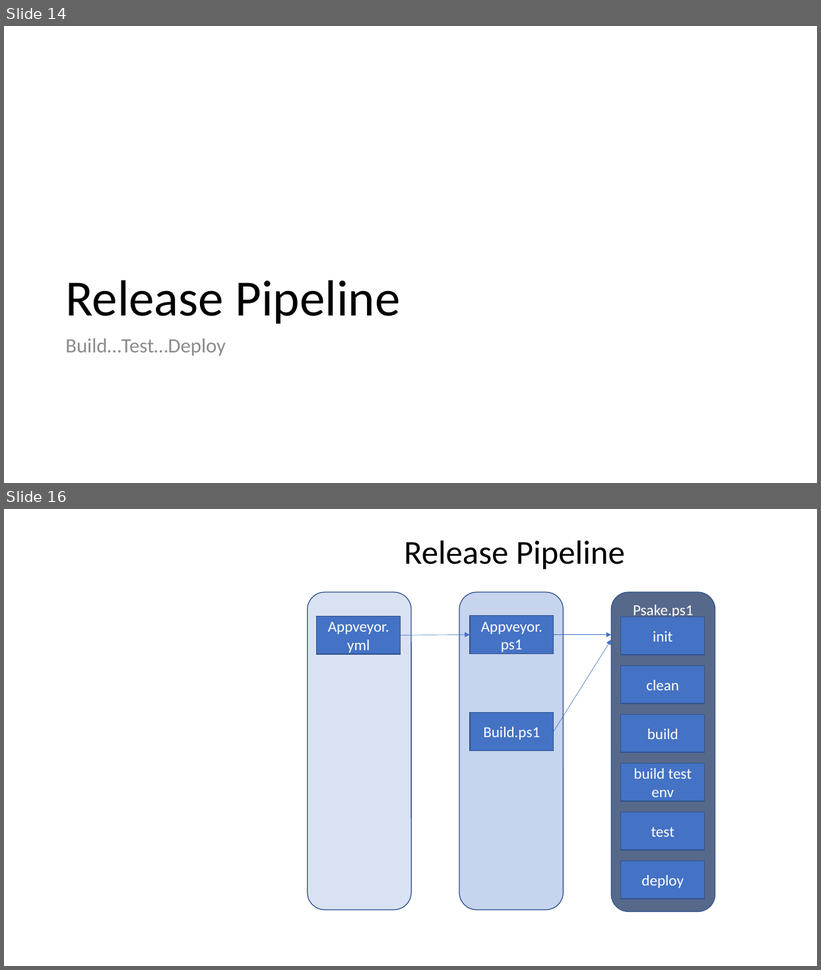
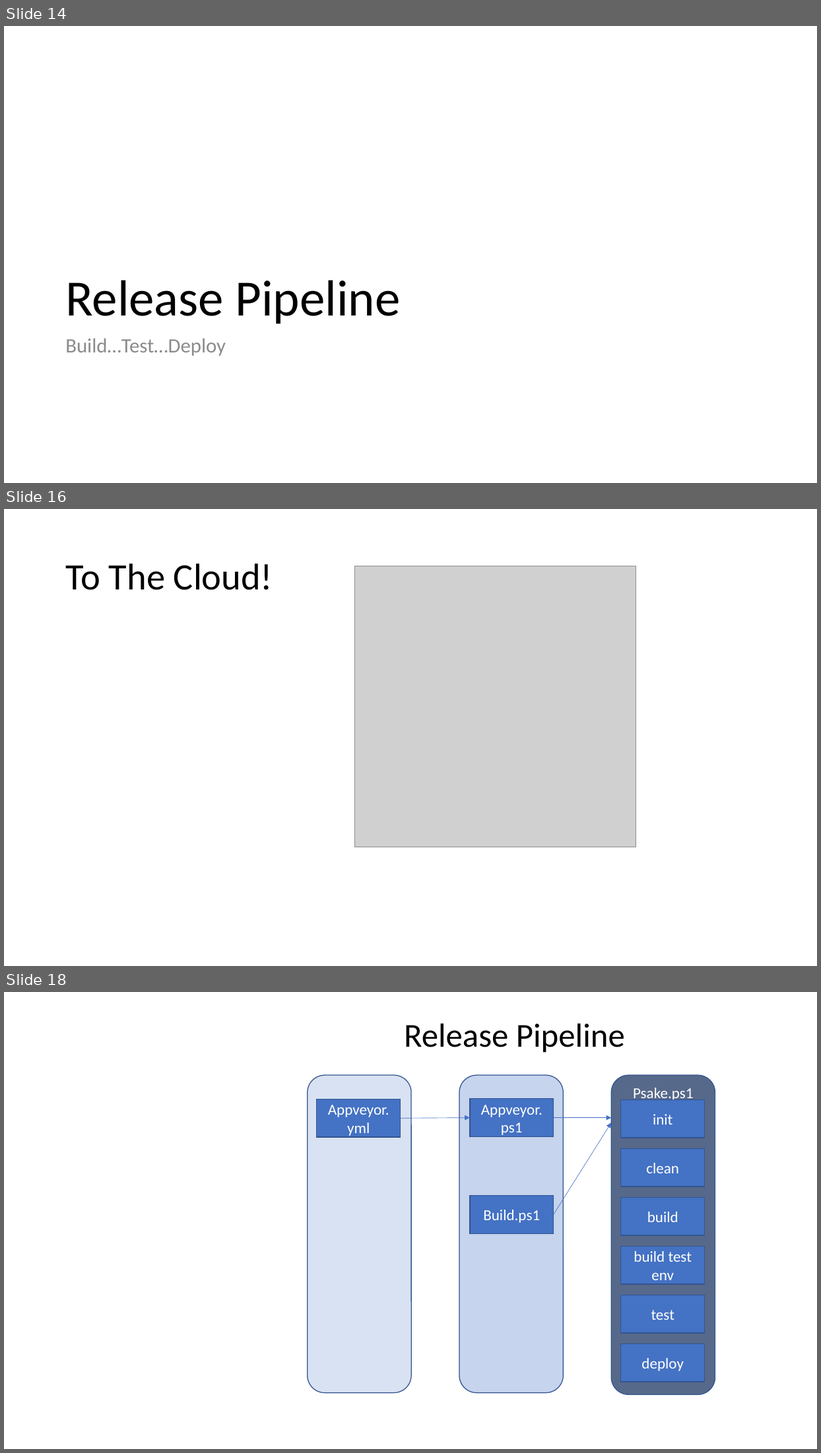
Before and after one commit to murrahjm/PSSummit2018, a slide deck: Presentation.pptx. Shown one above the other, each under a label of ours: slides 14 and 16 before the commit, slides 14, 16 and 18 after it; the slides between them are not shown. The pictures are 821x970 and 821x1453 pixels, drawn with LibreOffice and Linux fonts; fonts in the diff are those of the drawing; grey boxes stand for pictures; background and template pictures are left out. Boxes give left, top, right and bottom in pixels: in the first picture for what was removed or moved away, otherwise in the second. Text is boxed around its words. In the diff, an @@ line names an element or a change of style, - is before the commit and + after.

```diff
--- a/Presentation.pptx
+++ b/Presentation.pptx
@@ slide 16 added at bbox=[4, 509, 817, 966], background #FFFFFF @@
@@ title added at bbox=[66, 563, 273, 590], 44 pt, text #000000 @@
+To The Cloud!
@@ picture added at bbox=[354, 566, 636, 848] @@
@@ what was slide 16 is now slide 18 @@
```
Also in this commit, not shown: 2 slides changed, 1 other slide added, 7 other files.
